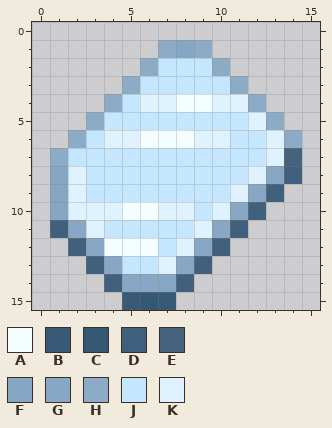
Two versions of one pixel-art sprite, assets/Item/ironPlate.png. That is the earlier state.
The file is 16x16 pixels. Pixels under 10% opacity are left out. Colours within 5 levels of each other are drawn and written as one.
Palette (. is transparent): A #f4fdff  B #345774f8  C #345774  D #395a78f1  E #42607bf8  F #84a6c3f8  G #87a7c4  H #87a9c7f1  J #c4e6ff  K #dff2ff
Pixels before, first column x 1:
 1 ......HFH.....
 2 .....HJJJH....
 3 ....HJJJJJH...
 4 ...HJKKAAKKH..
 5 ..HJJJJJJJJKH.
 6 .HJKKAAAKKJJKH
 7 HJJJJJJJJJJJKE
 8 FKJJJJJJJJJKGD
 9 FKJJJJJJJJKGD.
10 FKKKAAKKJKGD..
11 DGKJJJJJKGD...
12 .DGAAAJKGD....
13 ..DGJJKGD.....
14 ...DGGGD......
15 ....BCB.......
New version:
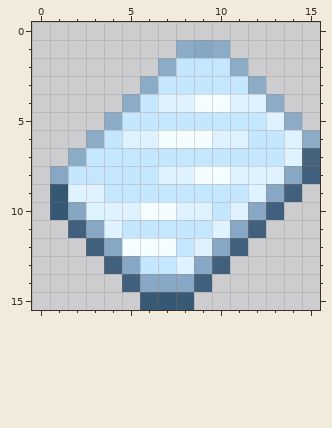
Change:
{"y":1,"x":7,"old":"HFH.","new":".HFH"}
{"y":2,"x":6,"old":"HJ","new":".H"}
{"y":2,"x":10,"old":"H.","new":"JH"}
{"y":3,"x":5,"old":"HJ","new":".H"}
{"y":3,"x":11,"old":"H.","new":"JH"}
{"y":4,"x":4,"old":"HJK","new":".HJ"}
{"y":4,"x":8,"old":"A","new":"K"}
{"y":4,"x":10,"old":"K","new":"A"}
{"y":4,"x":12,"old":"H.","new":"KH"}
{"y":5,"x":3,"old":"HJ","new":".H"}
{"y":5,"x":12,"old":"KH.","new":"JKH"}
{"y":6,"x":2,"old":"HJK","new":".HJ"}
{"y":6,"x":6,"old":"A","new":"K"}
{"y":6,"x":9,"old":"K","new":"A"}
{"y":6,"x":11,"old":"J","new":"K"}
{"y":6,"x":13,"old":"KH.","new":"JKH"}
{"y":7,"x":1,"old":"HJ","new":".H"}
{"y":7,"x":13,"old":"KE.","new":"JKE"}
{"y":8,"x":1,"old":"FK","new":"GJ"}
{"y":8,"x":7,"old":"JJJJJ","new":"KKAAK"}
{"y":8,"x":13,"old":"GD.","new":"KGD"}
{"y":9,"x":1,"old":"F","new":"C"}
{"y":9,"x":3,"old":"J","new":"K"}
{"y":9,"x":11,"old":"KGD.","new":"JKGD"}
{"y":10,"x":1,"old":"FK","new":"CF"}
{"y":10,"x":5,"old":"A","new":"K"}
{"y":10,"x":7,"old":"K","new":"A"}
{"y":10,"x":9,"old":"JKGD.","new":"KJKGD"}
{"y":11,"x":1,"old":"DGKJ","new":".DGK"}
{"y":11,"x":9,"old":"KGD.","new":"JKGD"}
{"y":12,"x":2,"old":"DGA","new":".DG"}
{"y":12,"x":7,"old":"JKGD.","new":"AJKGD"}
{"y":13,"x":3,"old":"DGJ","new":".DG"}
{"y":13,"x":7,"old":"KGD.","new":"JKGD"}
{"y":14,"x":4,"old":"DG","new":".D"}
{"y":14,"x":8,"old":"D.","new":"GD"}
{"y":15,"x":5,"old":"BCB.","new":".BCB"}
